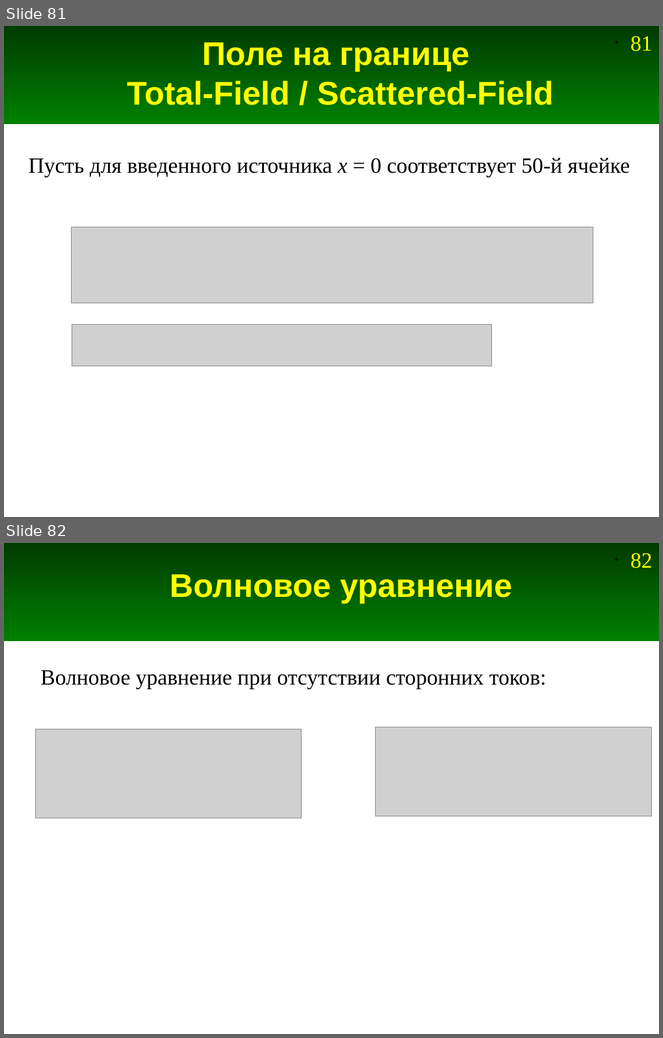
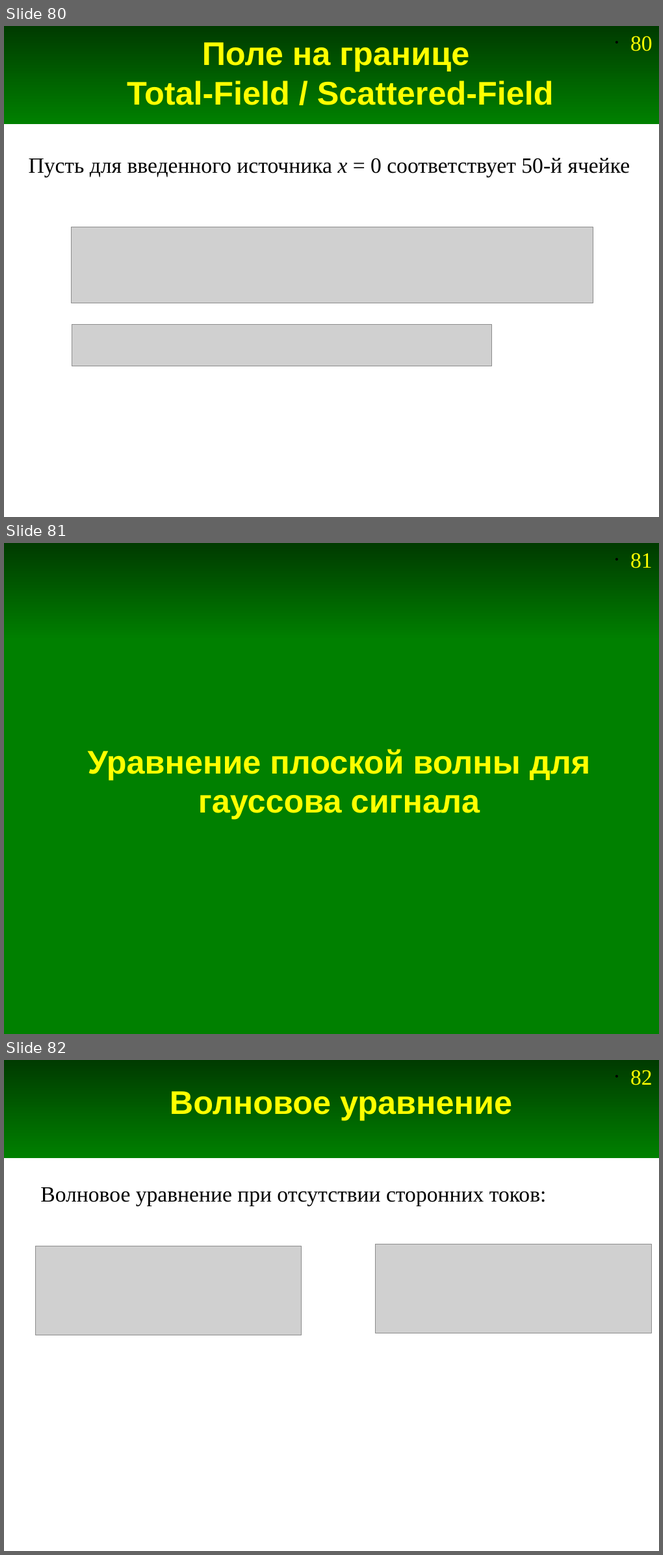
Before and after one commit to andris0147sv/modelling, a slide deck: presentations/2. FDTD.odp. Shown one above the other, each under a label of ours: slides 81 and 82 before the commit, slides 80, 81 and 82 after it. The pictures are 663x1038 and 663x1555 pixels, drawn with LibreOffice and Linux fonts; fonts in the diff are those of the drawing; grey boxes stand for pictures. Boxes give left, top, right and bottom in pixels: in the first picture for what was removed or moved away, otherwise in the second. Text is boxed around its words. In the diff, an @@ line names an element or a change of style, - is before the commit and + after.

```diff
--- a/presentations/2. FDTD.odp
+++ b/presentations/2. FDTD.odp
@@ slide 81 added at box(4, 543, 659, 1034), background #FFFFFF; not listed: 2 template elements that a slide beside it also shows @@
@@ rectangle added at box(4, 639, 659, 1034), fill #008000, outline #008000 0 pt @@
@@ title added at box(88, 749, 590, 819), 36 pt, text #FFFF00, bold @@
+Уравнение плоской волны для гауссова сигнала
@@ what was slide 81 is now slide 80 @@
@@ page number at box(631, 36, 653, 51): text changed @@
-• 81
+• 80
```
Also in this commit, not shown: 1 slide changed, 1 slide removed, 2 other files.
